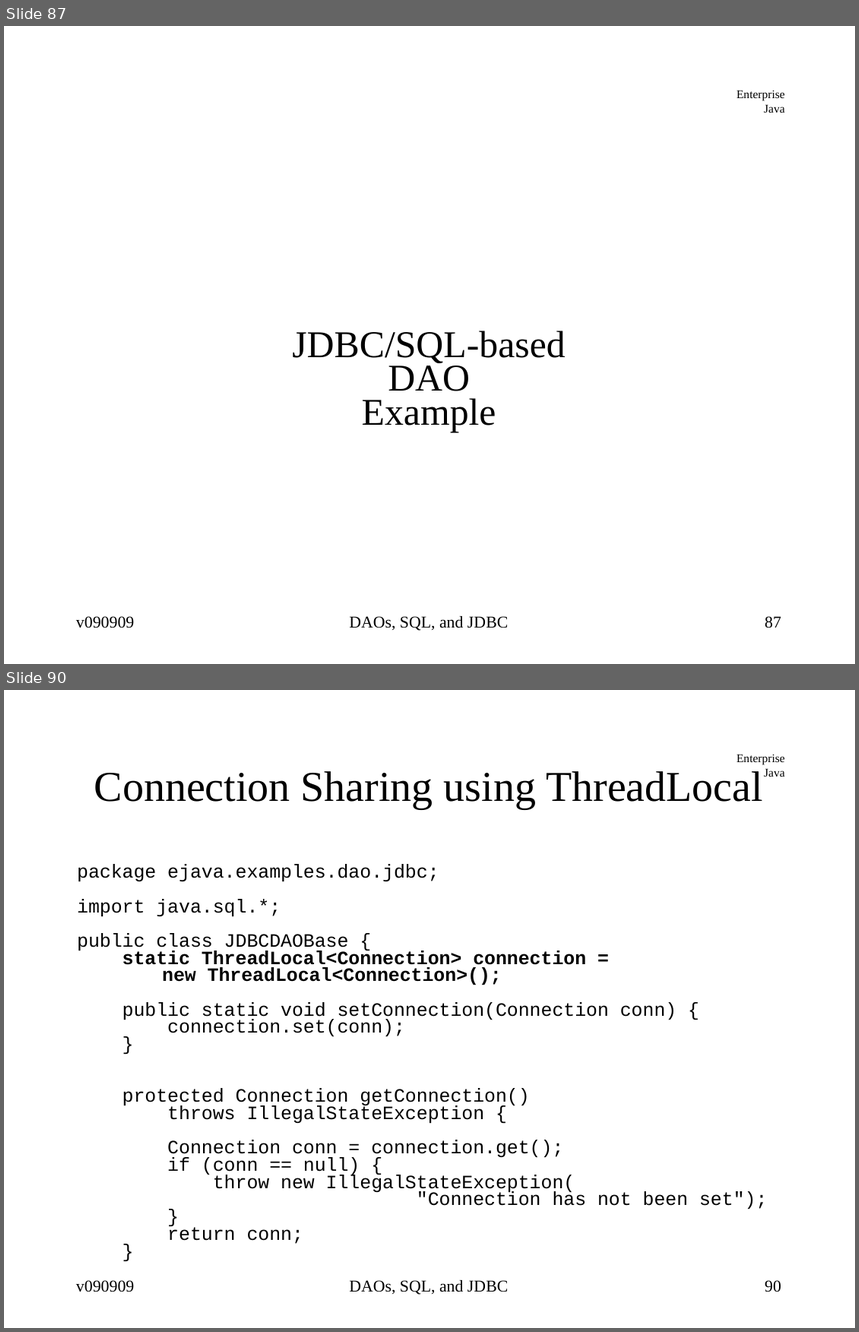
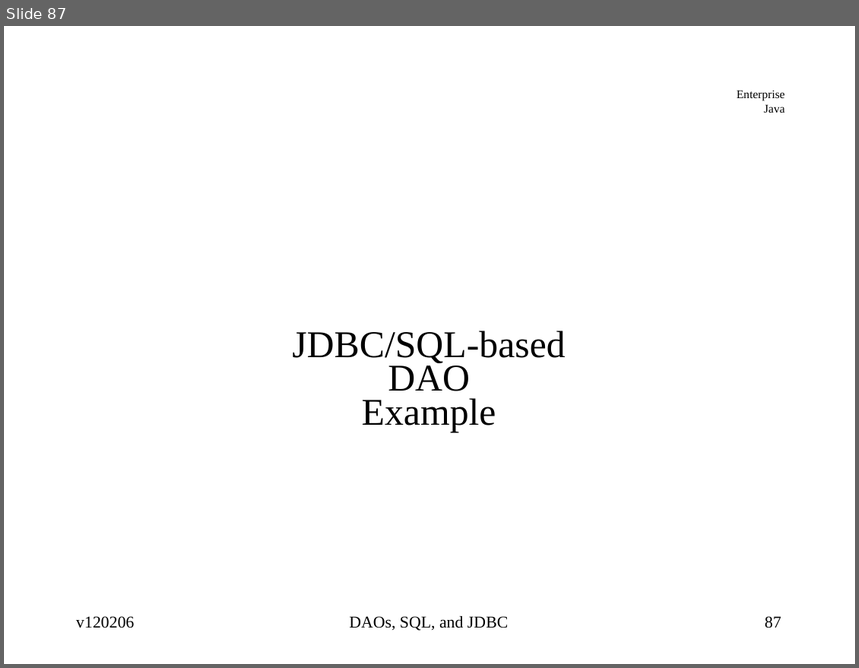
Before and after one commit to jcstaff/ejava-javaee, a slide deck: jdbcDAO/src/site/resources/lectures/jdbcDAO.ppt. Shown one above the other, each under a label of ours: slides 87 and 90 before the commit, slide 87 after it; the slides between them are not shown. The pictures are 859x1332 and 859x668 pixels, drawn with LibreOffice and Linux fonts; fonts in the diff are those of the drawing. Boxes give left, top, right and bottom in pixels: in the first picture for what was removed or moved away, otherwise in the second. Text is boxed around its words. In the diff, an @@ line names an element or a change of style, - is before the commit and + after.

Commit message:
updated source code examples

```diff
--- a/jdbcDAO/src/site/resources/lectures/jdbcDAO.ppt
+++ b/jdbcDAO/src/site/resources/lectures/jdbcDAO.ppt
@@ slide 90 removed at bbox=[4, 690, 855, 1328], background #FFFFFF; not listed: 1 template element that a slide beside it also shows @@
@@ title removed at bbox=[94, 771, 763, 809] @@
-Connection Sharing using ThreadLocal
@@ text removed at bbox=[77, 864, 767, 1244] @@
-package ejava.examples.dao.jdbc;
-import java.sql.*;
-public class JDBCDAOBase {
-static ThreadLocal<Connection> connection =
-new ThreadLocal<Connection>();
-public static void setConnection(Connection conn) {
-connection.set(conn);
-}
-protected Connection getConnection()
-throws IllegalStateException {
-Connection conn = connection.get();
-if (conn == null) {
-throw new IllegalStateException(
-"Connection has not been set");
-}
-return conn;
-}
@@ text removed at bbox=[76, 1281, 134, 1293] @@
-v090909
@@ text removed at bbox=[349, 1281, 508, 1295] @@
-DAOs, SQL, and JDBC
@@ page number removed at bbox=[765, 1281, 781, 1293] @@
-90
@@ slide 87 changed as well @@
@@ text at bbox=[76, 617, 134, 629]: text changed @@
-v090909
+v120206
```
Also in this commit, not shown: 95 other slides changed, 1 slide added, 3 other slides removed.
